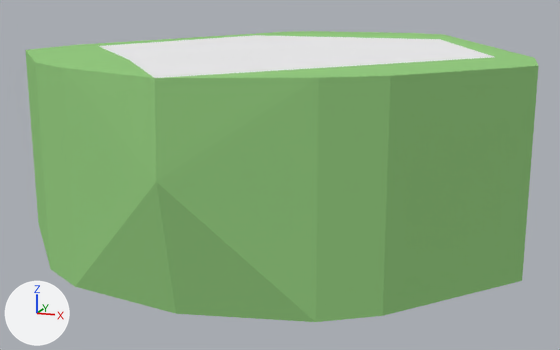
An edit to the Blender file blend/mictorio.blend, drawn before and after from the same camera.
Camera for both pictures: a 50 mm lens placed at (4.5, 0.91, 2.65), pointed at (-0.13, 13.8, -0.63). The axes (+X, +Y, +Z) are drawn at lower left. The lights are the same throughout.

Script lines for the objects in view, before the commit:
```python
mat_borda = diffuse_material('Borda')
mat_borda.base_color = (0.32, 0.636, 0.232)  # green #99d184
me_cube = bpy.data.meshes.new('Cube')
me_cube.from_pydata(...)  # 47 vertices, 54 faces; spans x -1.04..0.35, y -1.02..0.74, z 0.48..1.0
# faces by material slot: [18, 26, 7, 3]
me_cube.materials.append(mat_material)  # white #f2f2f3
me_cube.materials.append(mat_borda)  # green #99d184
me_cube.materials.append(mat_interior)  # yellow #e9d484
me_cube.materials.append(mat_interior_001)  # dark grey #656161
ob_cube = bpy.data.objects.new('Cube', me_cube)
ob_cube.location = (-1.94, 13.22, -4.28)
ob_cube.scale = (-5.93, -5.93, 5.93)
```
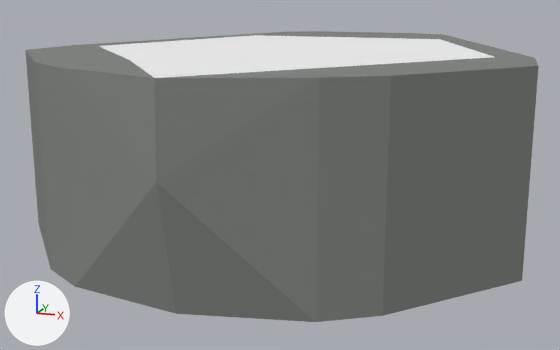
Pixel boxes (x1, y1, x2, y2) of what changed, in the pictures (560 x 350 px):
'Cube', recoloured (green to grey)
    both: (25, 31, 539, 322)

Edits to the bpy script that builds the scene:
```text
Change mat_borda:
    mat_borda.base_color: (0.32, 0.636, 0.232) -> (0.238, 0.251, 0.234)  # green #99d184 -> grey #868985
```
